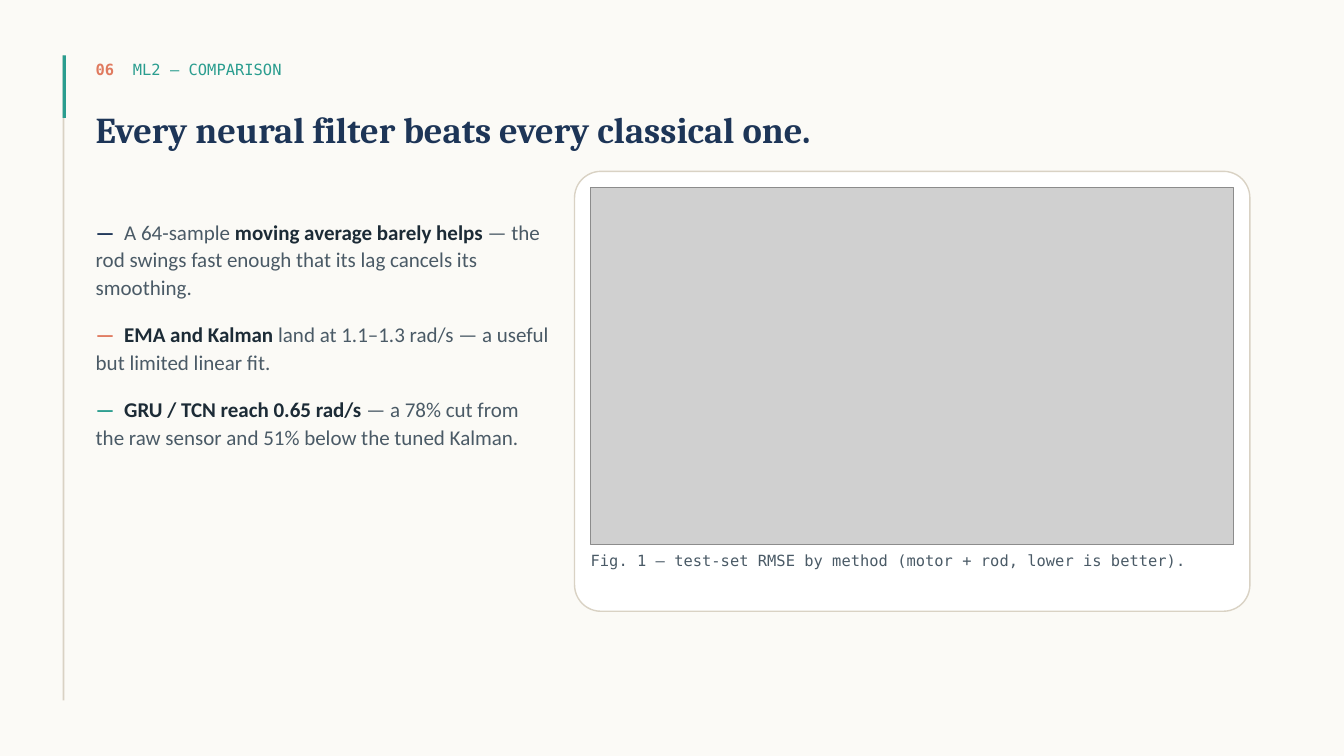
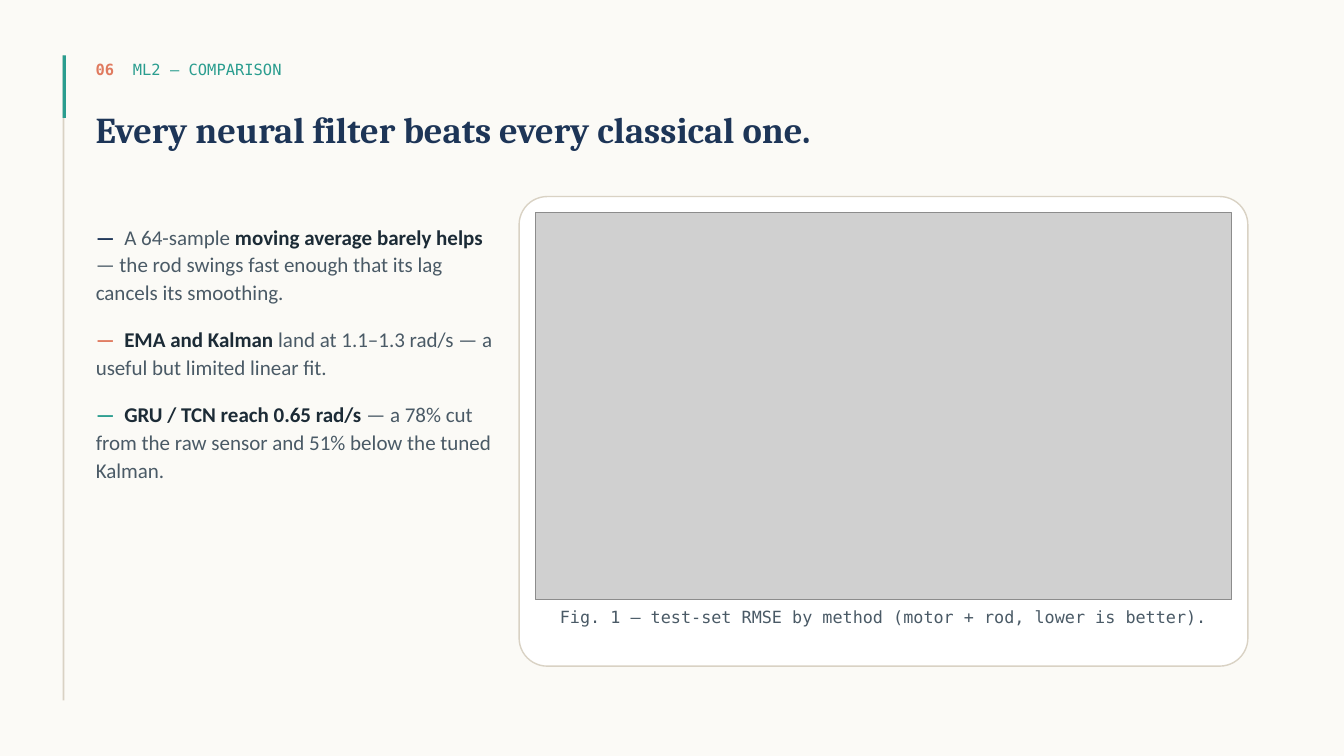
Before and after one commit to Riad-Attou/ai-electrical-engineering, a slide deck: slide 5 of presentation.pptx (slide 9 before the commit). Drawn at 1344x756 pixels with LibreOffice and Linux fonts; fonts in the diff are those of the drawing; grey boxes stand for pictures. Boxes give left, top, right and bottom in pixels: in the first picture for what was removed or moved away, otherwise in the second. Text is boxed around its words. In the diff, an @@ line names an element or a change of style, - is before the commit and + after.

```diff
--- a/presentation.pptx
+++ b/presentation.pptx
@@ rounded rectangle: place and size @@
-rounded rectangle at (575,171,1250,611)
+rounded rectangle at (519,197,1248,666)
@@ text "— A 64-sample moving average ..." rewrapped from (96,225,549,445) to (96,230,492,478) @@
@@ picture: place and size @@
-picture at (591,188,1234,544)
+picture at (535,213,1232,600)
@@ text "Fig. 1 — test-set RMSE ...": place and size @@
-text "Fig. 1 — test-set RMSE ..." at (591,554,1185,570)
+text "Fig. 1 — test-set RMSE ..." at (560,610,1207,627)
@@ text "Fig. 1 — test-set RMSE ..." at (560,610,1207,627): size 11 to 12 pt; alignment left to centre @@
```
Also in this commit, not shown: 1 other slide changed, 5 slides removed, 4 other files.
